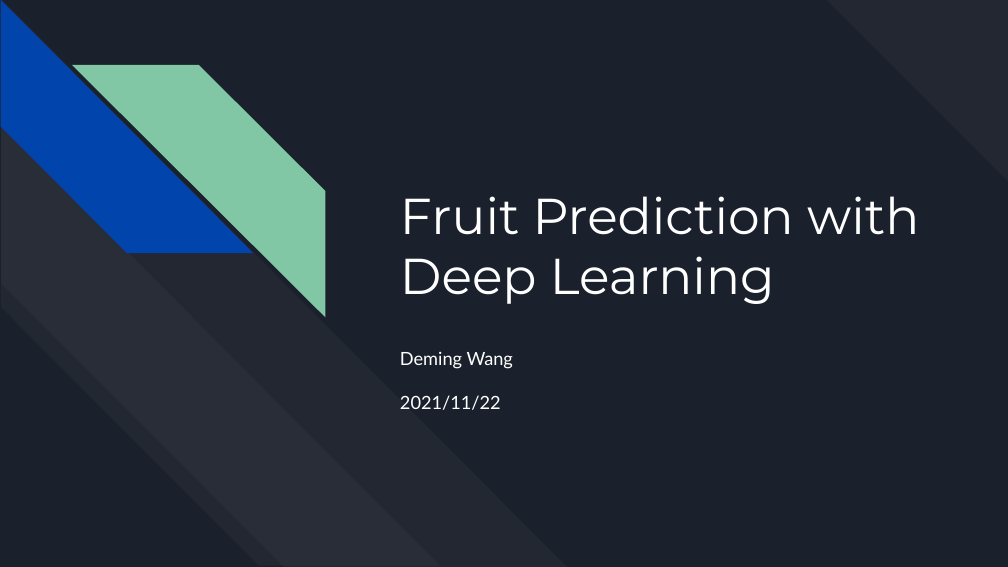
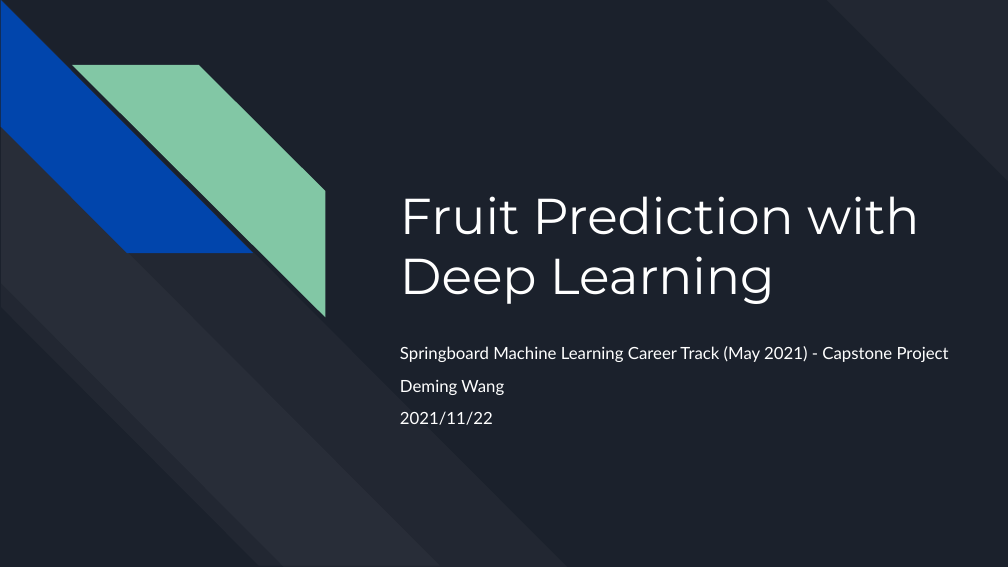
Before and after one commit to wdmhouston/SC24.6.13, a slide deck: slide 1 of Capstone_Project_Fruit_Prediction.pptx. Drawn at 1008x567 pixels with LibreOffice and Linux fonts; fonts in the diff are those of the drawing. Boxes give left, top, right and bottom in pixels: in the first picture for what was removed or moved away, otherwise in the second. Text is boxed around its words. In the diff, an @@ line names an element or a change of style, - is before the commit and + after.

```diff
--- a/Capstone_Project_Fruit_Prediction.pptx
+++ b/Capstone_Project_Fruit_Prediction.pptx
@@ subtitle at (400, 346, 949, 362): paragraph added @@
+Springboard Machine Learning Career Track (May 2021) - Capstone Project
@@ subtitle at (400, 380, 504, 425): size 13 to 12 pt in "Deming Wang", "2021/11/22"; line spacing 1 to 0.8 @@
```
Also in this commit, not shown: 1 other slide changed.
